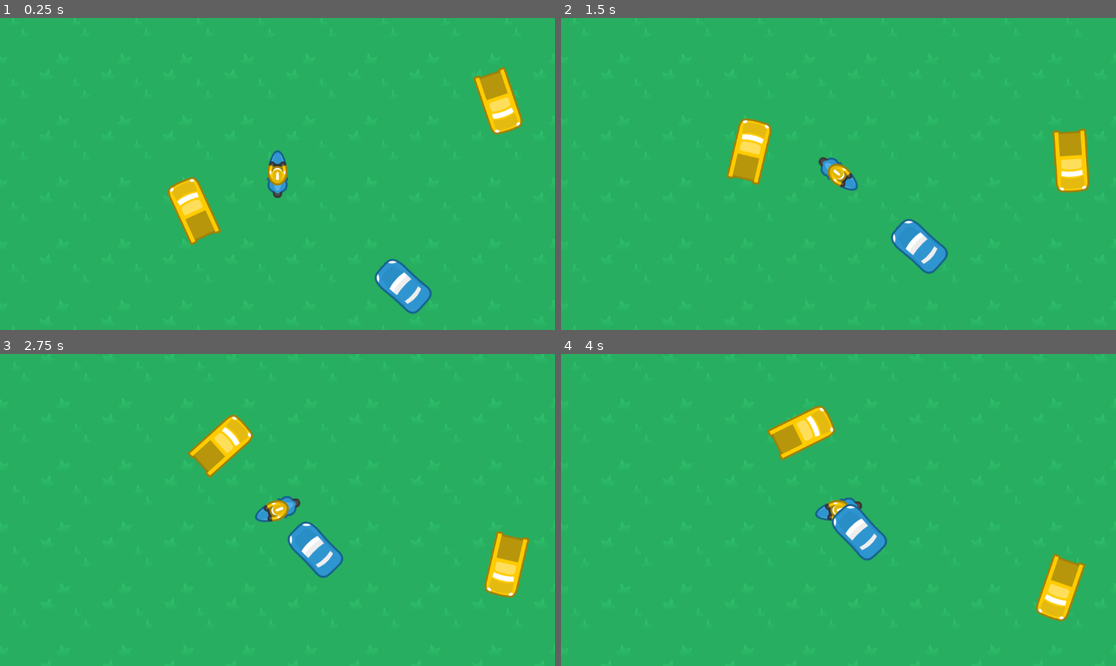
Above: before the commit, frames 1-4 (two rows, left to right).
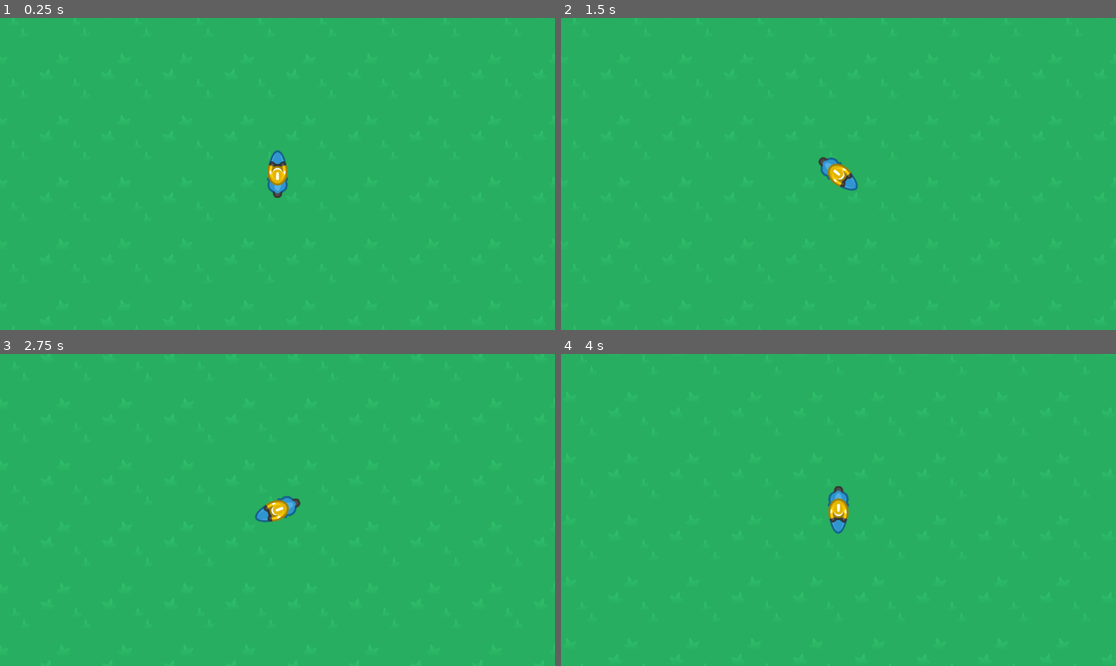
Above: after the commit, the same moments.

Repository: smileyface12349/dont-get-hit-game
Game: Godot game, scene res://World/main_level.tscn
Two runs of this game, one before a commit and one after it. Both use one fixed random seed, a clock stepped at 60 frames per second and the inputs below.
Inputs:
- Up to frame 1 (0.25 s): no input
- Up to frame 2 (1.5 s): hold D (driving_right) 0.53-1.28 s; hold Down (driving_brake) from 1.28 s (still down)
- Up to frame 3 (2.75 s): release Down (driving_brake) at 2.03 s; hold D (driving_right) from 2.03 s (still down)
- Up to frame 4 (4 s): release D (driving_right) at 2.78 s; hold W (driving_accelerate) 2.78-3.53 s; tap Enter at 3.5 s; hold Left (driving_left) from 3.53 s (still down)

The runs differ from the first frame. In frame 1, 3.5% of the frame differs, in the area x 30-95%, y 15-95%; in frame 2, 3.5%; in frame 3, 3.4%; in frame 4, 3.8%, in the area x 37-95%, y 16-86%.

Commit message:
Spawn enemies over time

Diff:
--- a/Enemies/Stalker/stalker.gd
+++ b/Enemies/Stalker/stalker.gd
@@ -1,13 +1,11 @@
 extends Enemy
-
-@export var player: Node
 
 var direction: float
 var speed: float = 100
 
 # Called when the node enters the scene tree for the first time.
 func _ready() -> void:
-	pass
+	print("Hello, I'm a stalker")
 
 
 # Called every frame. 'delta' is the elapsed time since the previous frame.
@@ -21,3 +19,7 @@
 func body_entered(other: Area2D) -> void:
 	print("Body entered")
 	self.queue_free()
+
+func spawn(player: Node) -> void:
+	super.spawn(player)
+	self.position = player.position + Vector2(0, 500)
--- a/Enemies/Surrounder/surrounder.gd
+++ b/Enemies/Surrounder/surrounder.gd
@@ -1,6 +1,4 @@
 extends Enemy
-
-@export var player: Node
 
 var direction: float
 var speed: float = 100
@@ -20,3 +18,7 @@
 func body_entered(other: Area2D) -> void:
 	print("Body entered")
 	self.queue_free()
+
+func spawn(player: Node) -> void:
+	super.spawn(player)
+	self.position = player.position + Vector2(0, 500)
--- a/Enemies/enemy.gd
+++ b/Enemies/enemy.gd
@@ -1,6 +1,7 @@
 extends Node
 class_name Enemy
 
+var player: Node
 
 # Called when the node enters the scene tree for the first time.
 func _ready() -> void:
@@ -10,3 +11,6 @@
 # Called every frame. 'delta' is the elapsed time since the previous frame.
 func _process(delta: float) -> void:
 	pass
+
+func spawn(player: Node) -> void:
+	self.player = player
--- a/Player/player.gd
+++ b/Player/player.gd
@@ -1,4 +1,6 @@
 extends Node
+
+@export var enemies: Node
 
 @export var acceleration: float = 250
 @export var braking: float = 200
@@ -25,6 +27,12 @@
 var is_reversing: bool
 var is_dead: bool
 
+var stalker: PackedScene = preload("res://Enemies/Stalker/stalker.tscn")
+var surrounder: PackedScene = preload("res://Enemies/Surrounder/surrounder.tscn")
+
+var time_since_spawn: float = 0
+@export var spawn_enemy_every: float = 3
+
 # Called when the node enters the scene tree for the first time.
 func _ready() -> void:
 	speed = 0
@@ -36,6 +44,11 @@
 func _process(delta: float) -> void:
 	if is_dead:
 		return
+
+	time_since_spawn += delta
+	if time_since_spawn > spawn_enemy_every:
+		spawn_new_enemy()
+		time_since_spawn = 0
 
 	if Input.is_action_pressed("driving_accelerate"):
 		# Attempting to accelerate
@@ -113,3 +126,13 @@
 
 func body_entered(body: Area2D) -> void:
 	is_dead = true
+
+func spawn_new_enemy() -> void:
+	var enemy: Node
+	if randf() < 0.2:
+		enemy = stalker.instantiate()
+	else:
+		enemy = surrounder.instantiate()
+
+	enemies.add_child(enemy)
+	enemy.spawn(self)
--- a/World/main_level.tscn
+++ b/World/main_level.tscn
@@ -1,9 +1,7 @@
-[gd_scene load_steps=7 format=4 uid="uid://ciamj4kt76l20"]
+[gd_scene load_steps=5 format=4 uid="uid://ciamj4kt76l20"]
 
 [ext_resource type="Texture2D" uid="uid://dqpw81sicl1jq" path="res://World/land_grass04.png" id="1_m47qg"]
 [ext_resource type="PackedScene" uid="uid://cg1vowyt2vyfx" path="res://Player/player.tscn" id="2_ytmad"]
-[ext_resource type="PackedScene" uid="uid://ddvq6dqi1yjhn" path="res://Enemies/Surrounder/surrounder.tscn" id="4_c6oft"]
-[ext_resource type="PackedScene" uid="uid://de0tmuc5nl2g0" path="res://Enemies/Stalker/stalker.tscn" id="4_eyu3u"]
 
 [sub_resource type="TileSetAtlasSource" id="TileSetAtlasSource_jrshh"]
 resource_name = "grass"
@@ -21,8 +19,9 @@
 tile_map_data = PackedByteArray("AAAAAAAAAQAAAAAAAAAAAP//AQAAAAAAAAAAAP7/AQAAAAAAAAD///7/AQAAAAAAAAD/////AQAAAAAAAAD//w …(6992 unchanged characters)…
 tile_set = SubResource("TileSet_k7pgj")
 
-[node name="Player" parent="." instance=ExtResource("2_ytmad")]
+[node name="Player" parent="." node_paths=PackedStringArray("enemies") instance=ExtResource("2_ytmad")]
 rotation = 3.14159
+enemies = NodePath("../Enemies")
 acceleration = 200.0
 boundary_top = -1000
 boundary_bottom = 1000
@@ -34,16 +33,3 @@
 [node name="Camera2D" type="Camera2D" parent="Player"]
 
 [node name="Enemies" type="Node2D" parent="."]
-
-[node name="Stalker" parent="Enemies" node_paths=PackedStringArray("player") instance=ExtResource("4_eyu3u")]
-position = Vector2(282, 252)
-rotation = -3.14159
-player = NodePath("../../Player")
-
-[node name="Surrounder" parent="Enemies" node_paths=PackedStringArray("player") instance=ExtResource("4_c6oft")]
-position = Vector2(-161, 99)
-player = NodePath("../../Player")
-
-[node name="Surrounder2" parent="Enemies" node_paths=PackedStringArray("player") instance=ExtResource("4_c6oft")]
-position = Vector2(449, -176)
-player = NodePath("../../Player")
